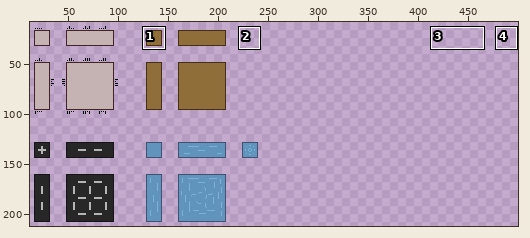
Two states of a sprite sheet, data/img/sprites.png. Above, an overview of the earlier version with the close-up marked.
Close-up. Old version:
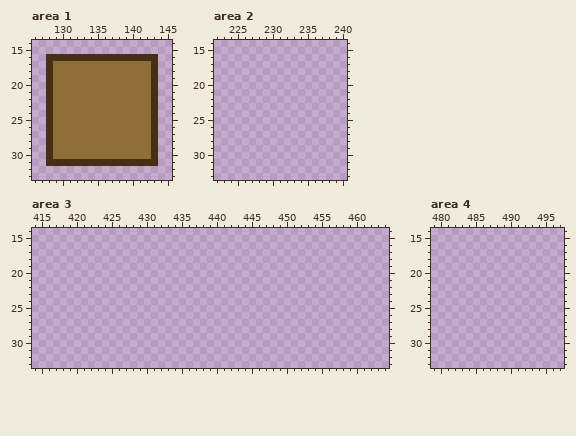
The file is 512x256 pixels. Shown: area 1: x 126..145, y 14..33; area 2: x 222..240, y 14..33; area 3: x 414..464, y 14..33; area 4: x 479..497, y 14..33. The wide view leaves out empty margins. The commit also changed other parts of the picture, which this record leaves out.
After:
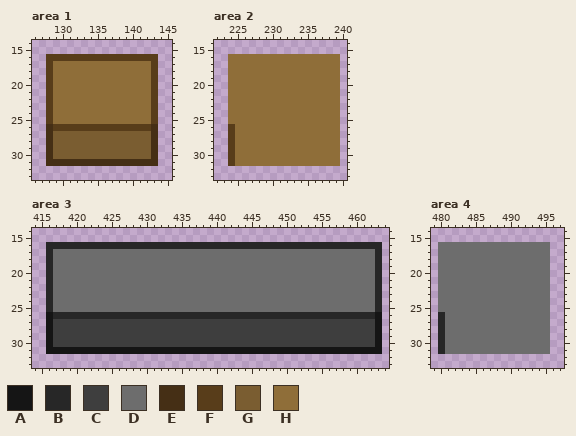
Palette (. is transparent): A #151515  B #272727  C #3e3e3e  D #6d6d6d  E #452f15  F #583d1a  G #7a5d31  H #8f6e39
What changed:
--- area 1
@@ x 126..145 @@
 15 ....................
-16 ..EEEEEEEEEEEEEEEE..
-17 ..EHHHHHHHHHHHHHHE..
-18 ..EHHHHHHHHHHHHHHE..
-19 ..EHHHHHHHHHHHHHHE..
-20 ..EHHHHHHHHHHHHHHE..
-21 ..EHHHHHHHHHHHHHHE..
-22 ..EHHHHHHHHHHHHHHE..
-23 ..EHHHHHHHHHHHHHHE..
-24 ..EHHHHHHHHHHHHHHE..
-25 ..EHHHHHHHHHHHHHHE..
-26 ..EHHHHHHHHHHHHHHE..
-27 ..EHHHHHHHHHHHHHHE..
-28 ..EHHHHHHHHHHHHHHE..
-29 ..EHHHHHHHHHHHHHHE..
-30 ..EHHHHHHHHHHHHHHE..
+16 ..FFFFFFFFFFFFFFFF..
+17 ..FHHHHHHHHHHHHHHF..
+18 ..FHHHHHHHHHHHHHHF..
+19 ..FHHHHHHHHHHHHHHF..
+20 ..FHHHHHHHHHHHHHHF..
+21 ..FHHHHHHHHHHHHHHF..
+22 ..FHHHHHHHHHHHHHHF..
+23 ..FHHHHHHHHHHHHHHF..
+24 ..FHHHHHHHHHHHHHHF..
+25 ..FHHHHHHHHHHHHHHF..
+26 ..EFFFFFFFFFFFFFFE..
+27 ..EGGGGGGGGGGGGGGE..
+28 ..EGGGGGGGGGGGGGGE..
+29 ..EGGGGGGGGGGGGGGE..
+30 ..EGGGGGGGGGGGGGGE..
 31 ..EEEEEEEEEEEEEEEE..
--- area 2
@@ x 222..240 @@
 15 ...................
-16 ...................
-17 ...................
-18 ...................
-19 ...................
-20 ...................
-21 ...................
-22 ...................
-23 ...................
-24 ...................
-25 ...................
-26 ...................
-27 ...................
-28 ...................
-29 ...................
-30 ...................
-31 ...................
+16 ..HHHHHHHHHHHHHHHH.
+17 ..HHHHHHHHHHHHHHHH.
+18 ..HHHHHHHHHHHHHHHH.
+19 ..HHHHHHHHHHHHHHHH.
+20 ..HHHHHHHHHHHHHHHH.
+21 ..HHHHHHHHHHHHHHHH.
+22 ..HHHHHHHHHHHHHHHH.
+23 ..HHHHHHHHHHHHHHHH.
+24 ..HHHHHHHHHHHHHHHH.
+25 ..HHHHHHHHHHHHHHHH.
+26 ..FHHHHHHHHHHHHHHH.
+27 ..FHHHHHHHHHHHHHHH.
+28 ..FHHHHHHHHHHHHHHH.
+29 ..FHHHHHHHHHHHHHHH.
+30 ..FHHHHHHHHHHHHHHH.
+31 ..FHHHHHHHHHHHHHHH.
 32 ...................
--- area 3
@@ x 414..464 @@
 15 ...................................................
-16 ...................................................
-17 ...................................................
-18 ...................................................
-19 ...................................................
-20 ...................................................
-21 ...................................................
-22 ...................................................
-23 ...................................................
-24 ...................................................
-25 ...................................................
-26 ...................................................
-27 ...................................................
-28 ...................................................
-29 ...................................................
-30 ...................................................
-31 ...................................................
+16 ..BBBBBBBBBBBBBBBBBBBBBBBBBBBBBBBBBBBBBBBBBBBBBBBB.
+17 ..BDDDDDDDDDDDDDDDDDDDDDDDDDDDDDDDDDDDDDDDDDDDDDDB.
+18 ..BDDDDDDDDDDDDDDDDDDDDDDDDDDDDDDDDDDDDDDDDDDDDDDB.
+19 ..BDDDDDDDDDDDDDDDDDDDDDDDDDDDDDDDDDDDDDDDDDDDDDDB.
+20 ..BDDDDDDDDDDDDDDDDDDDDDDDDDDDDDDDDDDDDDDDDDDDDDDB.
+21 ..BDDDDDDDDDDDDDDDDDDDDDDDDDDDDDDDDDDDDDDDDDDDDDDB.
+22 ..BDDDDDDDDDDDDDDDDDDDDDDDDDDDDDDDDDDDDDDDDDDDDDDB.
+23 ..BDDDDDDDDDDDDDDDDDDDDDDDDDDDDDDDDDDDDDDDDDDDDDDB.
+24 ..BDDDDDDDDDDDDDDDDDDDDDDDDDDDDDDDDDDDDDDDDDDDDDDB.
+25 ..BDDDDDDDDDDDDDDDDDDDDDDDDDDDDDDDDDDDDDDDDDDDDDDB.
+26 ..ABBBBBBBBBBBBBBBBBBBBBBBBBBBBBBBBBBBBBBBBBBBBBBA.
+27 ..ACCCCCCCCCCCCCCCCCCCCCCCCCCCCCCCCCCCCCCCCCCCCCCA.
+28 ..ACCCCCCCCCCCCCCCCCCCCCCCCCCCCCCCCCCCCCCCCCCCCCCA.
+29 ..ACCCCCCCCCCCCCCCCCCCCCCCCCCCCCCCCCCCCCCCCCCCCCCA.
+30 ..ACCCCCCCCCCCCCCCCCCCCCCCCCCCCCCCCCCCCCCCCCCCCCCA.
+31 ..AAAAAAAAAAAAAAAAAAAAAAAAAAAAAAAAAAAAAAAAAAAAAAAA.
 32 ...................................................
--- area 4
@@ x 479..497 @@
 15 ...................
-16 ...................
-17 ...................
-18 ...................
-19 ...................
-20 ...................
-21 ...................
-22 ...................
-23 ...................
-24 ...................
-25 ...................
-26 ...................
-27 ...................
-28 ...................
-29 ...................
-30 ...................
-31 ...................
+16 .DDDDDDDDDDDDDDDD..
+17 .DDDDDDDDDDDDDDDD..
+18 .DDDDDDDDDDDDDDDD..
+19 .DDDDDDDDDDDDDDDD..
+20 .DDDDDDDDDDDDDDDD..
+21 .DDDDDDDDDDDDDDDD..
+22 .DDDDDDDDDDDDDDDD..
+23 .DDDDDDDDDDDDDDDD..
+24 .DDDDDDDDDDDDDDDD..
+25 .DDDDDDDDDDDDDDDD..
+26 .BDDDDDDDDDDDDDDD..
+27 .BDDDDDDDDDDDDDDD..
+28 .BDDDDDDDDDDDDDDD..
+29 .BDDDDDDDDDDDDDDD..
+30 .BDDDDDDDDDDDDDDD..
+31 .BDDDDDDDDDDDDDDD..
 32 ...................
Where, in picture pixels (left, top, right, bottom), the same in both close-ups:
changed: (46, 54, 158, 159)
added: (228, 54, 340, 166)
added: (46, 242, 382, 354)
added: (438, 242, 550, 354)
